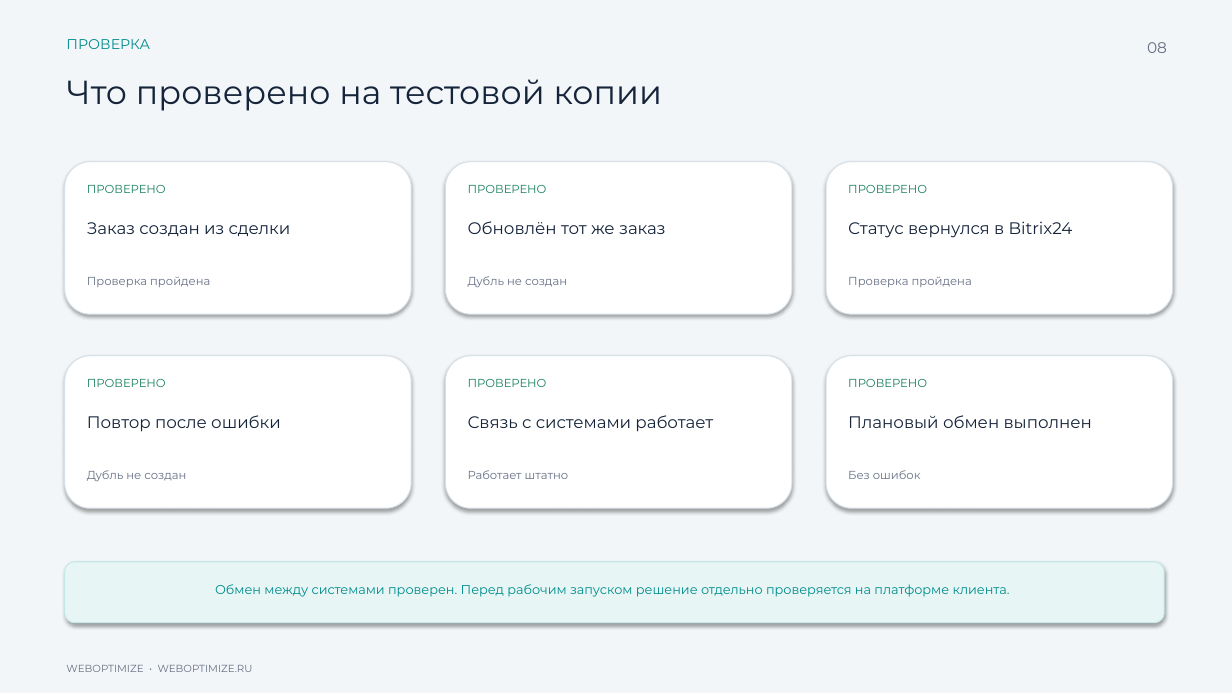
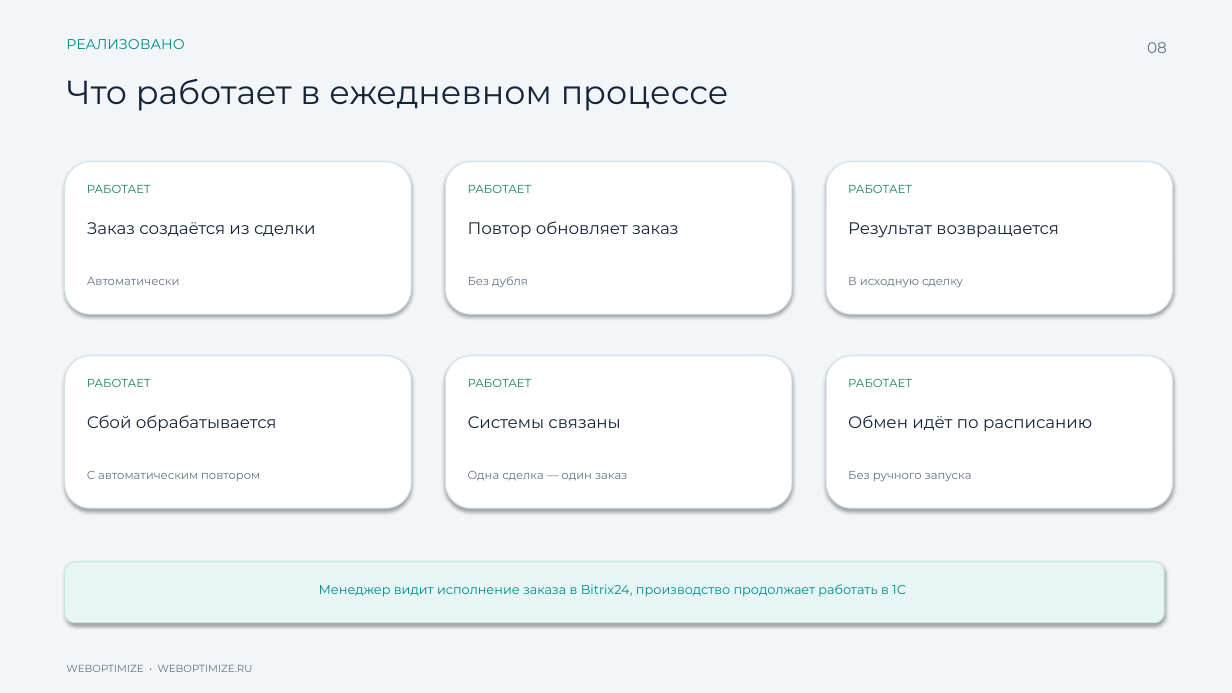
Before and after one commit to expertvizoff-cpu/ptz-steklo-case-files, a slide deck: slide 8 of downloads/ptz-steklo-weboptimize-case.pptx. Drawn at 1232x693 pixels with LibreOffice and Linux fonts; fonts in the diff are those of the drawing. Boxes give left, top, right and bottom in pixels: in the first picture for what was removed or moved away, otherwise in the second. Text is boxed around its words. In the diff, an @@ line names an element or a change of style, - is before the commit and + after.

```diff
--- a/downloads/ptz-steklo-weboptimize-case.pptx
+++ b/downloads/ptz-steklo-weboptimize-case.pptx
@@ text at (66,39,184,49): text changed @@
-ПРОВЕРКА
+РЕАЛИЗОВАНО
@@ text at (66,78,729,111): text changed @@
-Что проверено на тестовой копии
+Что работает в ежедневном процессе
@@ text at (87,185,151,193): text changed @@
-ПРОВЕРЕНО
+РАБОТАЕТ
@@ text at (468,185,532,193): text changed @@
-ПРОВЕРЕНО
+РАБОТАЕТ
@@ text at (848,185,912,193): text changed @@
-ПРОВЕРЕНО
+РАБОТАЕТ
@@ text at (87,222,316,236): text changed @@
-Заказ создан из сделки
+Заказ создаётся из сделки
@@ text at (468,221,679,238): text changed @@
-Обновлён тот же заказ
+Повтор обновляет заказ
@@ text at (848,222,1058,238): text changed @@
-Статус вернулся в Bitrix24
+Результат возвращается
@@ text at (87,277,180,285): text changed @@
-Проверка пройдена
+Автоматически
@@ text at (468,276,528,287): text changed @@
-Дубль не создан
+Без дубля
@@ text at (848,277,963,287): text changed @@
-Проверка пройдена
+В исходную сделку
@@ text at (87,379,151,387): text changed @@
-ПРОВЕРЕНО
+РАБОТАЕТ
@@ text at (468,379,532,387): text changed @@
-ПРОВЕРЕНО
+РАБОТАЕТ
@@ text at (848,379,912,387): text changed @@
-ПРОВЕРЕНО
+РАБОТАЕТ
@@ text at (87,415,277,432): text changed @@
-Повтор после ошибки
+Сбой обрабатывается
@@ text at (468,416,620,428): text changed @@
-Связь с системами работает
+Системы связаны
@@ text at (848,415,1092,432): text changed @@
-Плановый обмен выполнен
+Обмен идёт по расписанию
@@ text at (87,471,260,481): text changed @@
-Дубль не создан
+С автоматическим повтором
@@ text at (468,471,627,481): text changed @@
-Работает штатно
+Одна сделка — один заказ
@@ text at (848,471,972,481): text changed @@
-Без ошибок
+Без ручного запуска
@@ text at (319,584,906,597): text changed @@
-Обмен между системами проверен. Перед рабочим запуском решение отдельно проверяется на платформе клиента.
+Менеджер видит исполнение заказа в Bitrix24, производство продолжает работать в 1С
```
Also in this commit, not shown: 4 other slides changed, 1 slide added, 1 slide removed, 1 other file.
